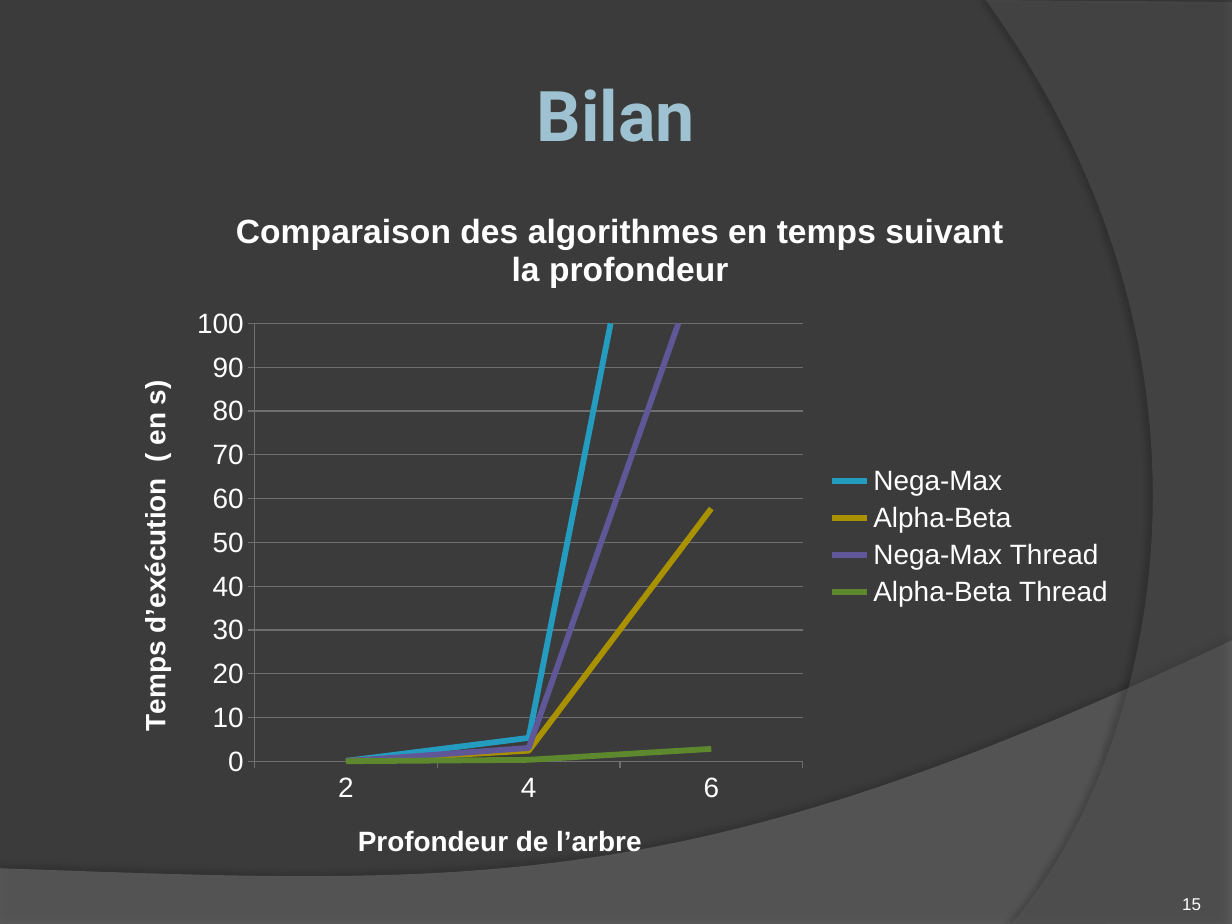
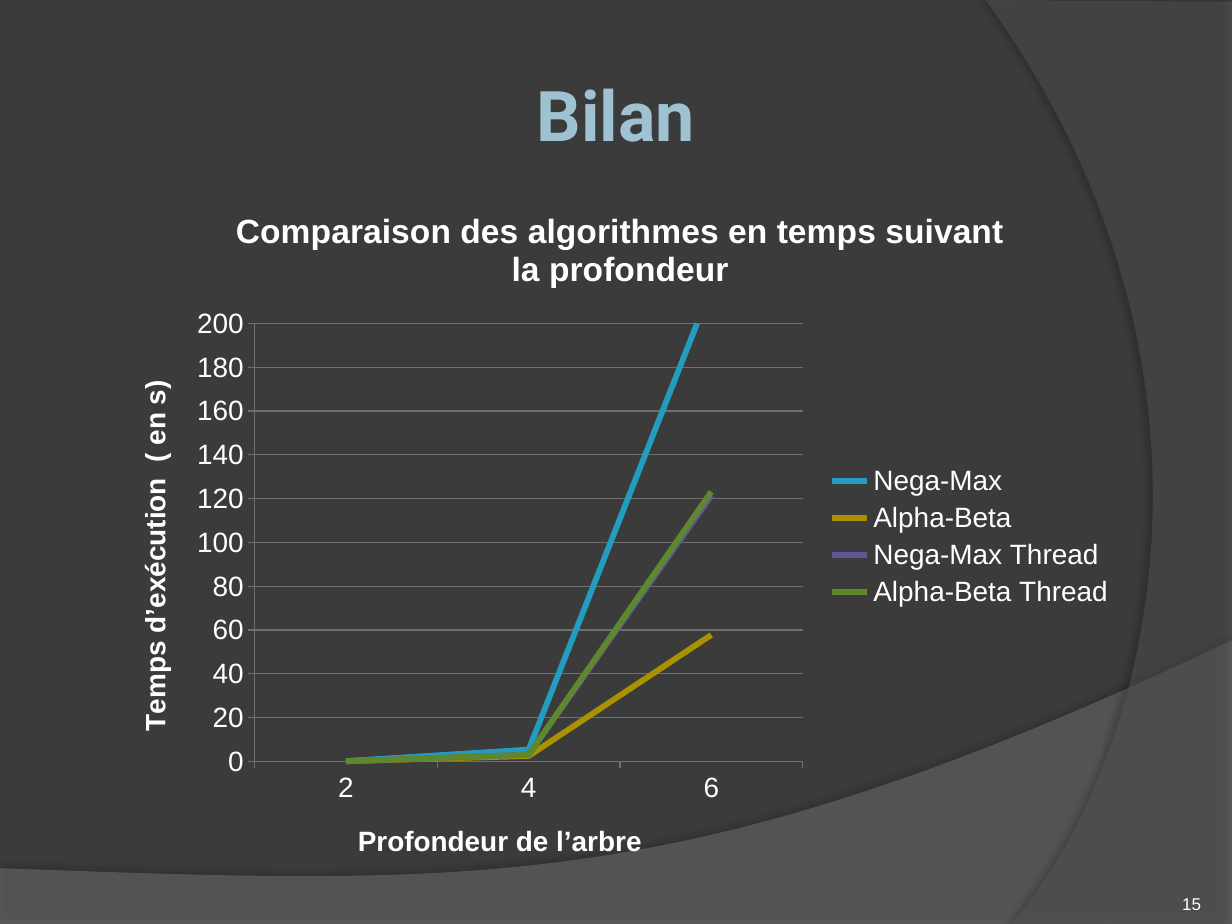
Before and after one commit to romaincarlsen/EtudesPratiques, a slide deck: slide 15 of Diapo Soutenance.pptx. Drawn at 1232x924 pixels with LibreOffice and Linux fonts; fonts in the diff are those of the drawing. Boxes give left, top, right and bottom in pixels: in the first picture for what was removed or moved away, otherwise in the second. Text is boxed around its words. In the diff, an @@ line names an element or a change of style, - is before the commit and + after.

```diff
--- a/Diapo Soutenance.pptx
+++ b/Diapo Soutenance.pptx
@@ line chart at bbox=[114, 188, 1127, 884] @@
@@ Alpha-Beta Thread, 4: 0 to 3 @@
@@ Alpha-Beta Thread, 6: 3 to 123 @@
@@ value axis changed @@
```
Also in this commit, not shown: 1 other slide changed.
